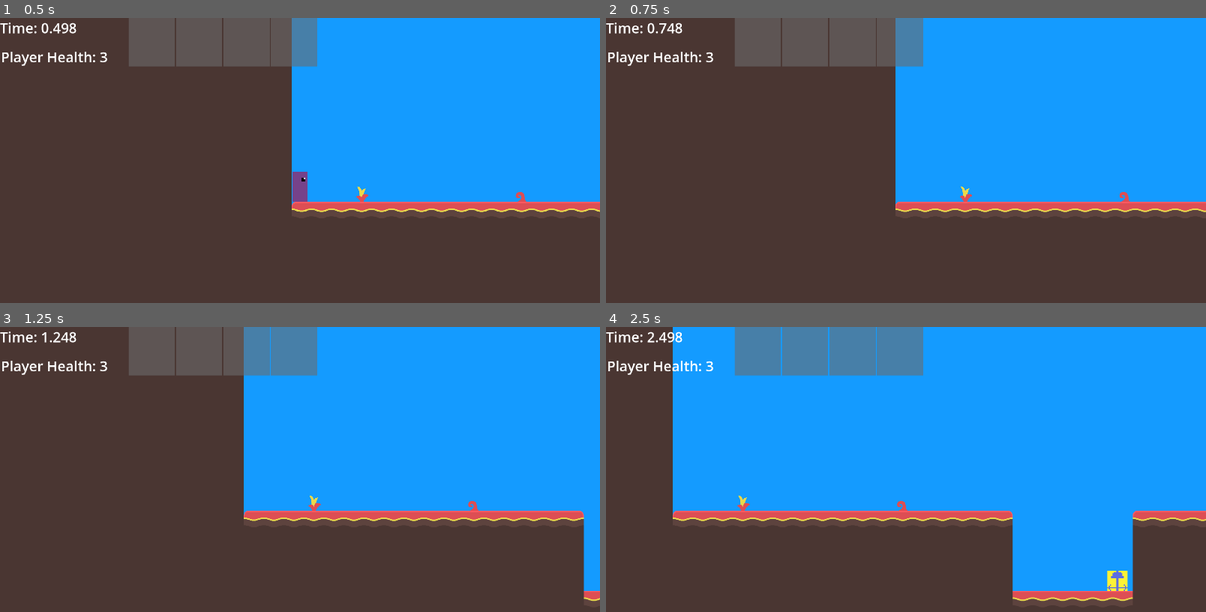
Above: before the commit, frames 1-4 (two rows, left to right).
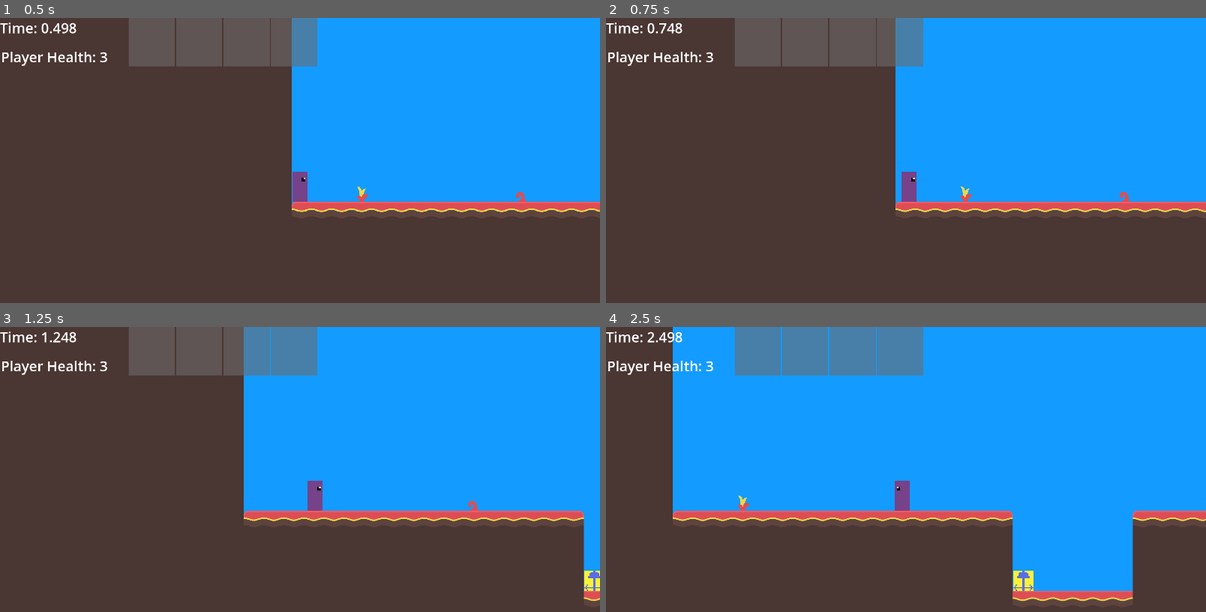
Above: after the commit, the same moments.

Repository: AidanCooper2003/AshenSkies
Game: Godot game, scene res://scenes/levels/playtest_level.tscn
Same seed, same stepped clock (60 frames per second), same inputs: the game is played once before the commit and once after it.
Inputs (mouse positions are in pixels of both pictures, inside the frame that each line leads up to):
- Up to frame 1 (0.5 s): no input
- Up to frame 2 (0.75 s): move the mouse to (1038, 169) at 0.52 s; press the mouse at (1038, 169) at 0.53 s; hold D (Move Right) from 0.53 s (still down)
- Up to frame 3 (1.25 s): keep holding D (Move Right); tap Space (Jump) at 0.77 s
- Up to frame 4 (2.5 s): move the mouse to (786, 512) at 1.27 s; release the mouse at (786, 512) at 1.28 s; right-click (786, 512) at 1.35 s; tap Space (Jump) at 1.52 s; move the mouse to (966, 421) at 2.02 s; release D (Move Right) at 2.03 s; hold A (Move Left) from 2.03 s (still down); tap Mouse wheel down (SwapWeaponDown) at 2.1 s

Frame 1 is identical in both runs. In frame 2, 0.3% of the frame differs, in the area x 49-52%, y 53-65%; in frame 3, 0.4%; in frame 4, 0.8%, in the area x 48-87%, y 53-93%.
Error before the commit: Invalid assignment of property or key 'walkDirection' with value of type 'int' on a base object of type 'null instance'. (res://scripts/entities/enemies/territ…

Commit message:
Refactored enemies

Diff:
--- a/scenes/levels/playtest_level.tscn
+++ b/scenes/levels/playtest_level.tscn
@@ -127,8 +127,6 @@
 
 [node name="TerritorialJumper" parent="." instance=ExtResource("4_g4ohe")]
 position = Vector2(994, 350)
-relativeLeftBound = 0.0
-relativeRightBound = 300.0
 
 [node name="SolarTurret" parent="." instance=ExtResource("6_nfakm")]
 position = Vector2(2442, 308)
@@ -138,8 +136,6 @@
 
 [node name="TerritorialJumper2" parent="." instance=ExtResource("4_g4ohe")]
 position = Vector2(4435, -1568)
-relativeLeftBound = -50.0
-relativeRightBound = 400.0
 
 [connection signal="area_entered" from="Area2D" to="UIManager" method="_on_area_2d_area_entered"]
 
--- a/scenes/objects/enemies/territorial_jumper.tscn
+++ b/scenes/objects/enemies/territorial_jumper.tscn
@@ -39,8 +39,6 @@
 collision_mask = 16
 floor_max_angle = 1.0472
 script = ExtResource("1_y404u")
-relativeLeftBound = 100.0
-relativeRightBound = 100.0
 
 [node name="Sprite2D" type="Sprite2D" parent="."]
 scale = Vector2(4, 4)
@@ -102,5 +100,3 @@
 }
 
 [connection signal="area_entered" from="DamageDealerComponent" to="DamageDealerComponent" method="_on_area_entered"]
-[connection signal="healthChanged" from="HealthComponent" to="." method="_on_health_component_health_changed"]
-[connection signal="damageTaken" from="HitboxComponent" to="HealthComponent" method="_on_hitbox_component_damage_taken"]
--- a/scenes/objects/player.tscn
+++ b/scenes/objects/player.tscn
@@ -1,6 +1,7 @@
-[gd_scene load_steps=15 format=3 uid="uid://brogejmjvqi2i"]
+[gd_scene load_steps=16 format=3 uid="uid://brogejmjvqi2i"]
 
 [ext_resource type="Script" path="res://scripts/entities/player/player.gd" id="1_v3r2n"]
+[ext_resource type="Texture2D" uid="uid://d3cp4fluwqdob" path="res://sprites/player/player_left.png" id="2_p5gux"]
 [ext_resource type="Texture2D" uid="uid://csujbkq6c4xrd" path="res://sprites/player/player_right.png" id="3_jc6ji"]
 [ext_resource type="Script" path="res://scripts/entity-components/walker_component.gd" id="4_4fqoi"]
 [ext_resource type="Script" path="res://scripts/entity-components/gravity_component.gd" id="5_j8pe6"]
@@ -38,6 +39,8 @@
 [node name="Player" type="CharacterBody2D"]
 collision_mask = 48
 script = ExtResource("1_v3r2n")
+_left_sprite = ExtResource("2_p5gux")
+_right_sprite = ExtResource("3_jc6ji")
 
 [node name="Sprite2D" type="Sprite2D" parent="."]
 scale = Vector2(6, 6)
--- a/scripts/entities/enemies/ash_priest.gd
+++ b/scripts/entities/enemies/ash_priest.gd
@@ -1,22 +1,21 @@
+class_name AshPriest
 extends Node2D
 
-class_name AshPriest
+var _target
 
 @onready var _weapon_manager:= $WeaponManager
 
-var target
+func _physics_process(delta):
+	if _target != null:
+		_weapon_manager.aimPosition = _target.position
+		_weapon_manager.fire_primary()
 
 
 func _on_area_2d_body_entered(body):
 	if body.name == "Player":
-		target = body
+		_target = body
+
 
 func _on_area_2d_body_exited(body):
 	if body.name == "Player":
-		target = null
-
-
-func _physics_process(delta):
-	if target != null:
-		_weapon_manager.aimPosition = target.position
-		_weapon_manager.fire_primary()
+		_target = null
--- a/scripts/entities/enemies/territorial_jumper.gd
+++ b/scripts/entities/enemies/territorial_jumper.gd
@@ -1,34 +1,38 @@
 extends CharacterBody2D
 
-@onready var _walker_component:= $_walker_component
+@export var _relative_left_bound: float
+@export var _relative_right_bound: float
+@export var _starting_direction: float = 1.0
+
+var _current_walk_direction
+var _actual_left_bound: float
+var _actual_right_bound: float
+
+@onready var _walker_component:= $WalkerComponent
 @onready var _jumper_component:= $JumperComponent
-@onready var objectDetector:= $ShapeCast2D
+@onready var _object_detector:= $ShapeCast2D
 @onready var _animation_player:= $AnimationPlayer
 
-@export var relativeLeftBound: float
-@export var relativeRightBound: float
-@export var startingDirection: float = 1.0
 
-var currentWalkDirection
-var actualLeftBound: float
-var actualRightBound: float
+
+
 
 func _ready():
-	currentWalkDirection = startingDirection
-	actualLeftBound = position.x - relativeLeftBound
-	actualRightBound = position.x + relativeRightBound
+	_current_walk_direction = _starting_direction
+	_actual_left_bound = position.x - _relative_left_bound
+	_actual_right_bound = position.x + _relative_right_bound
 
 
 
 
 func _physics_process(_delta):
-	if position.x < actualLeftBound:
-		currentWalkDirection = 1
-		_walker_component.walkDirection = currentWalkDirection
-	elif position.x > actualRightBound:
-		currentWalkDirection = -1
-		_walker_component.walkDirection = currentWalkDirection
-	if objectDetector.is_colliding() and is_on_floor():
+	if position.x < _actual_left_bound:
+		_current_walk_direction = 1
+		_walker_component.walkDirection = _current_walk_direction
+	elif position.x > _actual_right_bound:
+		_current_walk_direction = -1
+		_walker_component.walkDirection = _current_walk_direction
+	if _object_detector.is_colliding() and is_on_floor():
 		_jumper_component.force_jump()
 	move_and_slide()
 
